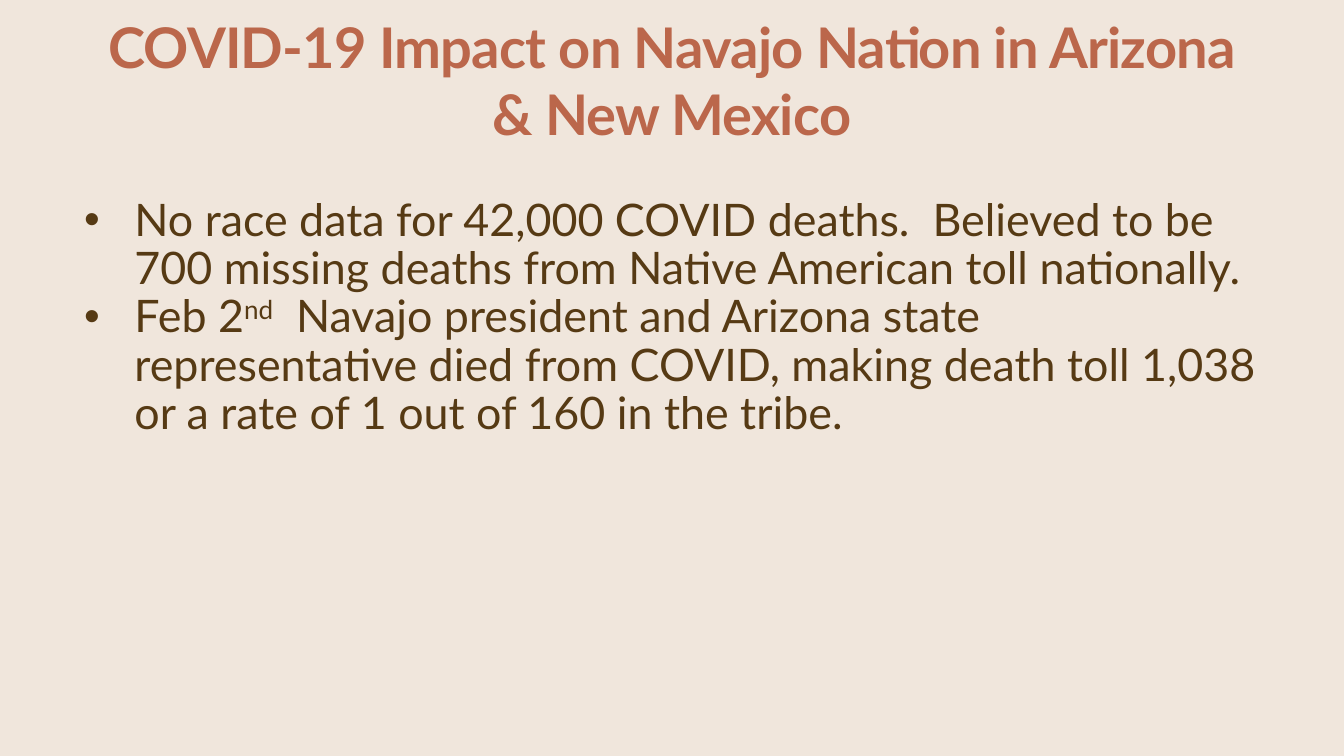
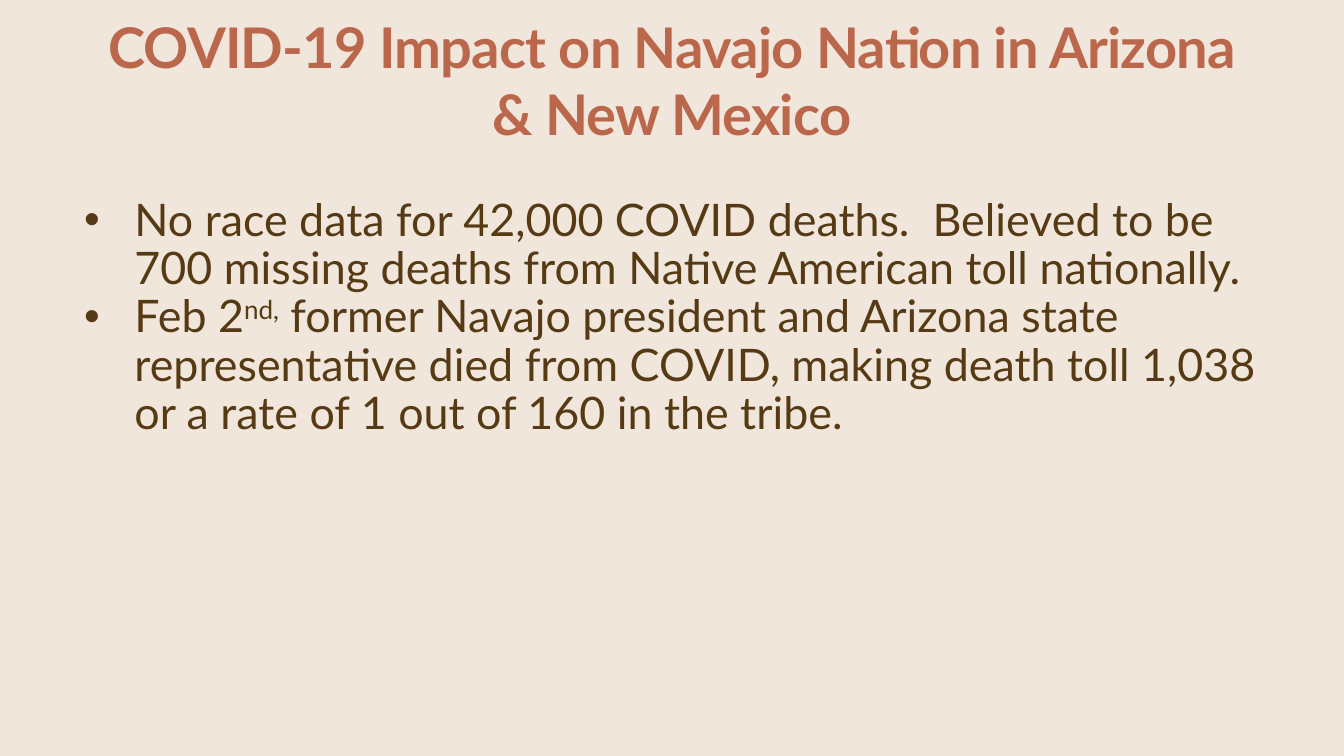
Before and after one commit to CCostenbader/Covid-19-effects-on-the-Navajo-Nation-Indian-Tribe, a slide deck: slide 7 of PPMatt.pptx. Drawn at 1344x756 pixels with LibreOffice and Linux fonts; fonts in the diff are those of the drawing; background and template pictures are left out. Boxes give left, top, right and bottom in pixels: in the first picture for what was removed or moved away, otherwise in the second. Text is boxed around its words. In the diff, an @@ line names an element or a change of style, - is before the commit and + after.

Commit message:
Update To PPMatt

```diff
--- a/PPMatt.pptx
+++ b/PPMatt.pptx
@@ text at (134,299,1255,430): text changed @@
-• Feb 2nd Navajo president and Arizona state representative died from COVID, making death toll 1,038 or a rate of 1 out of 160 in the tribe.
+• Feb 2nd, former Navajo president and Arizona state representative died from COVID, making death toll 1,038 or a rate of 1 out of 160 in the tribe.
```
